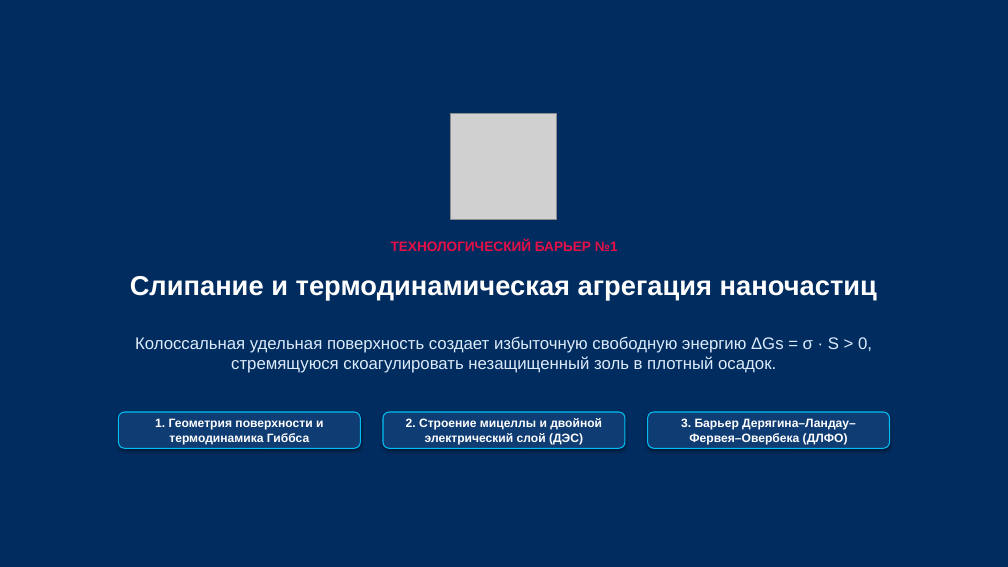
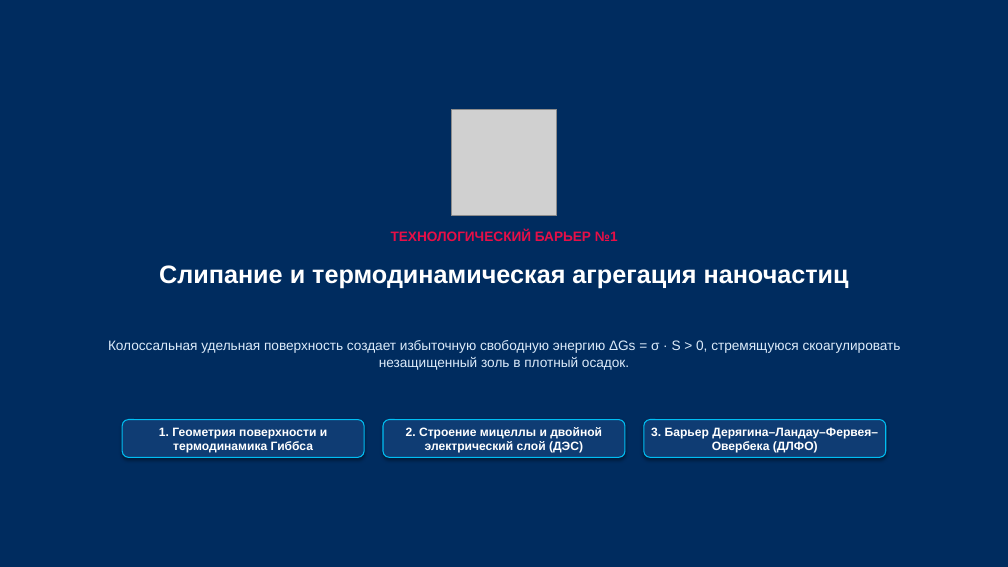
Before and after one commit to brattri3/nanophysics-course, a slide deck: slide 10 of course_materials/semester_4/lectures/lecture_03_comparative_variations.pptx. Drawn at 1008x567 pixels with LibreOffice and Linux fonts; fonts in the diff are those of the drawing; grey boxes stand for pictures. Boxes give left, top, right and bottom in pixels: in the first picture for what was removed or moved away, otherwise in the second. Text is boxed around its words. In the diff, an @@ line names an element or a change of style, - is before the commit and + after.

```diff
--- a/course_materials/semester_4/lectures/lecture_03_comparative_variations.pptx
+++ b/course_materials/semester_4/lectures/lecture_03_comparative_variations.pptx
@@ text "ТЕХНОЛОГИЧЕСКИЙ БАРЬЕР №1": place and size @@
-text "ТЕХНОЛОГИЧЕСКИЙ БАРЬЕР №1" at (391,240,618,251)
+text "ТЕХНОЛОГИЧЕСКИЙ БАРЬЕР №1" at (391,231,618,241)
@@ text "Слипание и термодинамическая агрегация наночастиц" at (159,265,849,289): size 26 to 24 pt @@
@@ text "Колоссальная удельная поверхность создает избыточную ...": place and size @@
-text "Колоссальная удельная поверхность создает избыточную ..." at (135,336,872,373)
+text "Колоссальная удельная поверхность создает избыточную ..." at (108,340,901,370)
@@ text "Колоссальная удельная поверхность создает избыточную ..." at (108,340,901,370): size 16 to 13 pt @@
@@ rounded rectangle "1. Геометрия поверхности и термодинамика ...": place and size @@
-rounded rectangle "1. Геометрия поверхности и термодинамика ..." at (119,412,361,448)
+rounded rectangle "1. Геометрия поверхности и термодинамика ..." at (123,420,364,457)
@@ rounded rectangle "2. Строение мицеллы и двойной ...": place and size @@
-rounded rectangle "2. Строение мицеллы и двойной ..." at (383,412,625,448)
+rounded rectangle "2. Строение мицеллы и двойной ..." at (383,420,625,457)
@@ rounded rectangle "3. Барьер Дерягина–Ландау–Фервея–Овербека (ДЛФО)": place and size @@
-rounded rectangle "3. Барьер Дерягина–Ландау–Фервея–Овербека (ДЛФО)" at (648,412,890,448)
+rounded rectangle "3. Барьер Дерягина–Ландау–Фервея–Овербека (ДЛФО)" at (644,420,886,457)
```
Also in this commit, not shown: 3 other slides changed, 33 other files.
